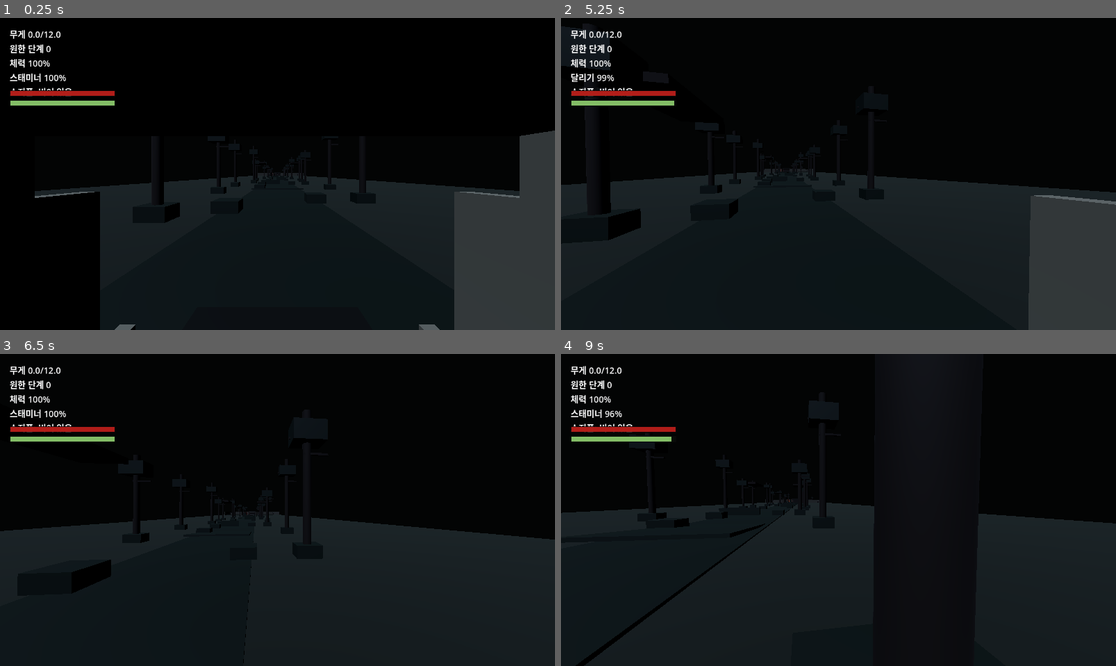
Above: before the commit, frames 1-4 (two rows, left to right).
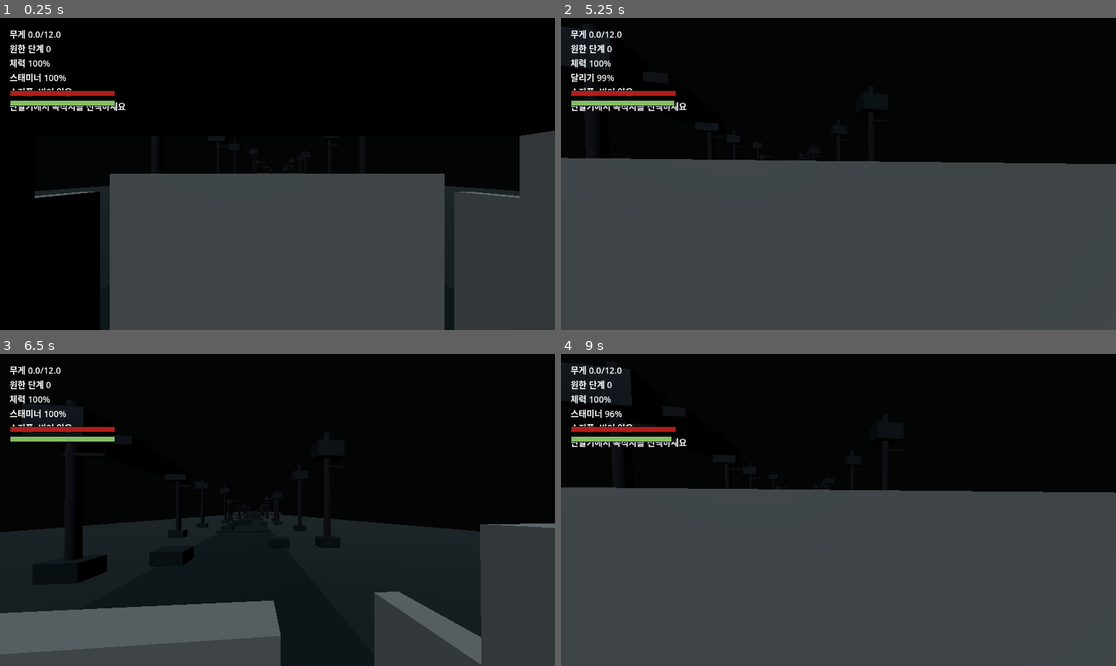
Above: after the commit, the same moments.

Repository: JJonyeok2/K_horror_game
Game: Godot game, scene res://scenes/Main.tscn
Two runs of this game, one before a commit and one after it. Both use one fixed random seed, a clock stepped at 60 frames per second and the inputs below.
Inputs (mouse positions are in pixels of both pictures, inside the frame that each line leads up to):
- Up to frame 1 (0.25 s): no input
- Up to frame 2 (5.25 s): tap Enter at 0.5 s; move the mouse to (866, 174) at 0.52 s; hold Shift (sprint) 0.53-1.28 s; hold W (move_forward) from 0.53 s (still down); tap E (interact) at 0.6, 1.55, 2.85, 4.35 s; tap Space (jump) at 0.77, 1.52, 3.02, 3.77, 4.52 s; move the mouse to (810, 174) at 1.27 s; tap Shift (sprint) at 1.35, 2.3 s; move the mouse to (849, 167) at 2.02 s; hold G (drop_item) 2.03-2.78 s; move the mouse to (832, 180) at 2.77 s; move the mouse to (877, 177) at 3.52 s; hold Shift (sprint) 3.53-4.28 s; move the mouse to (794, 170) at 4.27 s; move the mouse to (844, 174) at 5.02 s; hold Shift (sprint) from 5.03 s (still down)
- Up to frame 3 (6.5 s): move the mouse to (255, 503) at 5.77 s; release W (move_forward) at 5.78 s; release Shift (sprint) at 5.78 s; hold D (move_right) from 5.78 s (still down); tap G (drop_item) at 5.85 s; tap Space (jump) at 6.02 s; tap E (interact) at 6.05 s
- Up to frame 4 (9 s): move the mouse to (866, 510) at 6.52 s; release D (move_right) at 6.53 s; hold Shift (sprint) 6.53-7.28 s; hold W (move_forward) 6.53-8.78 s; tap E (interact) at 6.6, 7.55, 8.1 s; tap Space (jump) at 6.77, 7.52 s; move the mouse to (810, 510) at 7.27 s; tap Shift (sprint) at 7.35, 8.85 s; move the mouse to (849, 503) at 8.02 s; hold Shift (sprint) 8.03-8.78 s; move the mouse to (832, 516) at 8.77 s; hold A (move_left) from 8.78 s (still down)

The runs differ from the first frame. In frame 1, 30% of the frame differs, in the area x 1-81%, y 26-100%; in frame 2, 48%; in frame 3, 19%; in frame 4, 57%, in the area x 0-100%, y 2-100%.

Commit message:
fix: lock bongo exit before map selection

Diff:
--- a/scripts/game/main.gd
+++ b/scripts/game/main.gd
@@ -57,6 +57,7 @@
 	var map := JonggaEstateBuilder.new()
 	add_child(map)
 	map.build(self)
+	_update_bongo_hub_exit_state()
 	player = PlayerScene.instantiate()
 	add_child(player)
 	startup_sequence.apply_player_start(player)
@@ -151,10 +152,11 @@
 			player.movement_enabled = true
 		if camera != null:
 			camera.position = Vector3(0, 1.55, 0)
-		print("BONGO_VAN_DOOR: 철컥, 낡은 봉고차 문이 열립니다.")
 		if current_map_id == MAP_BONGO_HUB:
+			print("BONGO_VAN_DOOR: 덜컥, 봉고차 뒷문이 잠겨 있습니다.")
 			print("봉고차 단말기에서 회수 지점을 선택하세요.")
 		else:
+			print("BONGO_VAN_DOOR: 철컥, 낡은 봉고차 문이 열립니다.")
 			print("도착했습니다. 대문까지 걸어가세요.")
 
 func register_artifact(artifact: Node) -> void:
@@ -525,6 +527,7 @@
 	bongo_travel_destination_id = destination_id
 	current_map_id = MAP_BONGO_TRAVEL
 	_bongo_travel_elapsed = 0.0
+	_update_bongo_hub_exit_state()
 	if player != null:
 		player.set("movement_enabled", false)
 		player.set("velocity", Vector3.ZERO)
@@ -551,6 +554,7 @@
 	current_map_id = destination_id
 	_count_map_travel()
 	_finish_startup_for_travel()
+	_update_bongo_hub_exit_state()
 	_move_player_to(_player_position_for_map(destination_id))
 	_hide_threat_manifestation()
 	bongo_departed = false
@@ -570,6 +574,16 @@
 			return BongoVanPlanScript.SETTLEMENT_OFFICE_PLAYER_POSITION
 		_:
 			return BongoVanPlanScript.PLAYER_START_POSITION
+
+func _update_bongo_hub_exit_state() -> void:
+	var blocker := find_child(BongoVanPlanScript.HUB_REAR_DOOR_BLOCKER_NAME, true, false) as StaticBody3D
+	if blocker == null:
+		return
+	var closed := current_map_id != MAP_JONGGA_ESTATE
+	blocker.visible = closed
+	var collision := blocker.find_child("CollisionShape3D", true, false) as CollisionShape3D
+	if collision != null:
+		collision.disabled = not closed
 
 func _count_map_travel() -> void:
 	map_travel_count += 1
--- /dev/null
+++ b/scripts/interactions/bongo_hub_rear_door_lock.gd
@@ -0,0 +1,8 @@
+extends StaticBody3D
+class_name BongoHubRearDoorLock
+
+func interaction_label() -> String:
+	return "단말기에서 목적지를 선택하세요"
+
+func interact(_actor: Node) -> void:
+	print("봉고차 뒷문은 아직 열 수 없습니다. 먼저 목적지를 선택하세요.")
--- a/scripts/maps/bongo_van_plan.gd
+++ b/scripts/maps/bongo_van_plan.gd
@@ -17,6 +17,9 @@
 const RETURN_ZONE_NAME = "VanInteriorReturnZone"
 const RETURN_ZONE_POSITION := Vector3(0.0, 0.55, 273.35)
 const RETURN_ZONE_SIZE := Vector3(2.8, 2.1, 2.4)
+const HUB_REAR_DOOR_BLOCKER_NAME = "BongoHubRearDoorBlocker"
+const HUB_REAR_DOOR_BLOCKER_POSITION := Vector3(0.0, 1.62, 270.08)
+const HUB_REAR_DOOR_BLOCKER_SIZE := Vector3(3.35, 2.58, 0.28)
 
 const COLOR_BODY := Color(0.72, 0.68, 0.56)
 const COLOR_BODY_SHADOW := Color(0.56, 0.53, 0.44)
--- a/scripts/maps/jongga_estate_builder.gd
+++ b/scripts/maps/jongga_estate_builder.gd
@@ -13,6 +13,7 @@
 const BongoDepartureButtonScript := preload("res://scripts/interactions/bongo_departure_button.gd")
 const BongoMapSelectorScript := preload("res://scripts/interactions/bongo_map_selector.gd")
 const BongoSettlementMapSelectorScript := preload("res://scripts/interactions/bongo_settlement_map_selector.gd")
+const BongoHubRearDoorLockScript := preload("res://scripts/interactions/bongo_hub_rear_door_lock.gd")
 const PerformanceSettingsScript := preload("res://scripts/game/performance_settings.gd")
 
 const SPAWN_POINT := BongoVanPlanScript.PLAYER_START_POSITION
@@ -573,10 +574,21 @@
 			body.rotation_degrees = rotation
 		else:
 			_add_visual_box_world(label, position, size, color, material_key, rotation)
+	_create_bongo_hub_rear_door_blocker()
 	_create_bongo_quota_monitor()
 	_create_bongo_map_selector()
 	_create_bongo_settlement_map_selector()
 	_create_bongo_departure_button()
+
+func _create_bongo_hub_rear_door_blocker() -> void:
+	var blocker := _create_box(
+		BongoVanPlanScript.HUB_REAR_DOOR_BLOCKER_NAME,
+		BongoVanPlanScript.HUB_REAR_DOOR_BLOCKER_POSITION,
+		BongoVanPlanScript.HUB_REAR_DOOR_BLOCKER_SIZE,
+		BongoVanPlanScript.COLOR_BODY_SHADOW,
+		"van_paint"
+	)
+	blocker.set_script(BongoHubRearDoorLockScript)
 
 func _create_bongo_quota_monitor() -> void:
 	var monitor := Node3D.new()
--- a/tests/scene/test_playable_scene.gd
+++ b/tests/scene/test_playable_scene.gd
@@ -24,6 +24,8 @@
 
 	_assert_required_map_nodes(main)
 	_assert_van_camera_clearance(main, player)
+	await _assert_hub_exit_locked_until_map_selected(main, player)
+	await _travel_to_jongga_estate(main, player)
 	await _assert_van_exit_without_jump(player)
 	_assert_gate_interaction(main, player)
 	await _assert_side_passage_risk(main, player)
@@ -40,6 +42,7 @@
 		"BongoRoof": "StaticBody3D",
 		"BongoRearStep": "StaticBody3D",
 		"BongoLowExitRamp": "StaticBody3D",
+		"BongoHubRearDoorBlocker": "StaticBody3D",
 		"LongApproachRoad": "StaticBody3D",
 		"OuterEstateGate": "Node3D",
 		"LeftSwingGatePanel": "StaticBody3D",
@@ -94,6 +97,51 @@
 		_fail("Player does not start inside van interior footprint")
 		return
 
+func _assert_hub_exit_locked_until_map_selected(main: Node, player: Node3D) -> void:
+	if str(main.get("current_map_id")) != "bongo_hub":
+		_fail("Playable scene should start in the bongo hub before map selection")
+		return
+	var blocker := main.find_child("BongoHubRearDoorBlocker", true, false) as StaticBody3D
+	if blocker == null:
+		_fail("Bongo hub needs a closed rear-door blocker before map selection")
+		return
+	if not blocker.visible:
+		_fail("Bongo rear-door blocker should be visible in the hub")
+		return
+	if _box_shape_disabled(blocker):
+		_fail("Bongo rear-door blocker collision should be active in the hub")
+		return
+	player.global_position = BongoVanPlanScript.PLAYER_START_POSITION
+	player.rotation = Vector3.ZERO
+	player.set("velocity", Vector3.ZERO)
+	player.set("movement_enabled", true)
+	Input.action_press("move_forward")
+	for _i in range(120):
+		await physics_frame
+	Input.action_release("move_forward")
+	var locked_exit_z: float = BongoVanPlanScript.PLAYER_START_POSITION.z - 1.75
+	if player.global_position.z < locked_exit_z:
+		_fail("Player exited the bongo before selecting a map: z=%s" % player.global_position.z)
+		return
+
+func _travel_to_jongga_estate(main: Node, player: Node3D) -> void:
+	var selector := main.find_child("BongoMapSelector", true, false)
+	if selector == null or not selector.has_method("interact"):
+		_fail("Missing BongoMapSelector for playable scene travel")
+		return
+	selector.interact(player)
+	for _i in range(90):
+		if str(main.get("current_map_id")) != "bongo_travel":
+			break
+		await physics_frame
+	if str(main.get("current_map_id")) != "jongga_estate":
+		_fail("Playable scene did not arrive at jongga estate after map selection")
+		return
+	var blocker := main.find_child("BongoHubRearDoorBlocker", true, false) as StaticBody3D
+	if blocker != null and (blocker.visible or not _box_shape_disabled(blocker)):
+		_fail("Bongo rear-door blocker should open after arriving at the retrieval map")
+		return
+
 func _assert_health_hud(main: Node, player: Node3D) -> void:
 	var max_health_value: Variant = player.get("max_health")
 	var health_value: Variant = player.get("health")
@@ -274,6 +322,12 @@
 		return Vector3.ZERO
 	return shape.size
 
+func _box_shape_disabled(node: Node) -> bool:
+	var collision := node.find_child("CollisionShape3D", true, false) as CollisionShape3D
+	if collision == null:
+		return true
+	return collision.disabled
+
 func _cylinder_shape_height(node: Node) -> float:
 	var collision := node.find_child("CollisionShape3D", true, false) as CollisionShape3D
 	if collision == null:
--- a/tests/scene/test_sprint_threat_and_folklore.gd
+++ b/tests/scene/test_sprint_threat_and_folklore.gd
@@ -15,6 +15,7 @@
 		_fail("Main did not create player")
 		return
 
+	await _travel_to_jongga_estate(main, player)
 	await _assert_sprint_stamina(player)
 	await _assert_exhausted_walk_recovery(player)
 	_assert_folklore_route_props(main)
@@ -24,6 +25,20 @@
 		return
 	print("SPRINT_THREAT_SMOKE: sprint stamina, jangseung, hidden path cover, threat present")
 	quit(0)
+
+func _travel_to_jongga_estate(main: Node, player: Node3D) -> void:
+	var selector := main.find_child("BongoMapSelector", true, false)
+	if selector == null or not selector.has_method("interact"):
+		_fail("Missing BongoMapSelector before sprint test")
+		return
+	selector.interact(player)
+	for _i in range(90):
+		if str(main.get("current_map_id")) != "bongo_travel":
+			break
+		await physics_frame
+	if str(main.get("current_map_id")) != "jongga_estate":
+		_fail("Sprint test should run after arriving at the retrieval map")
+		return
 
 func _assert_sprint_stamina(player: Node3D) -> void:
 	if not InputMap.has_action("sprint"):
